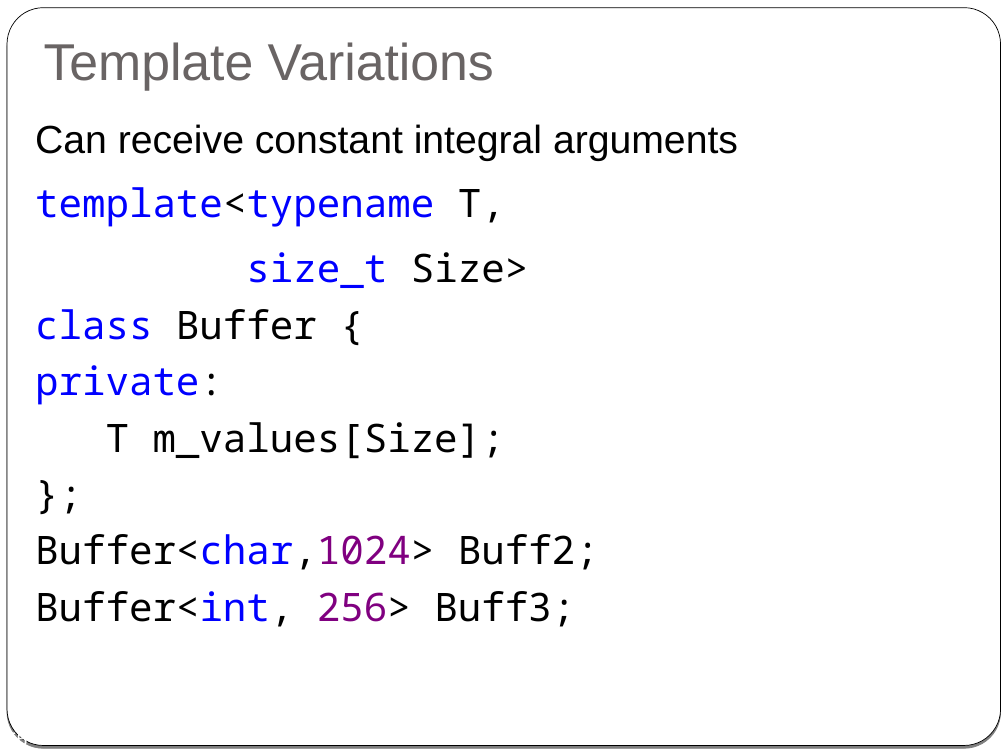
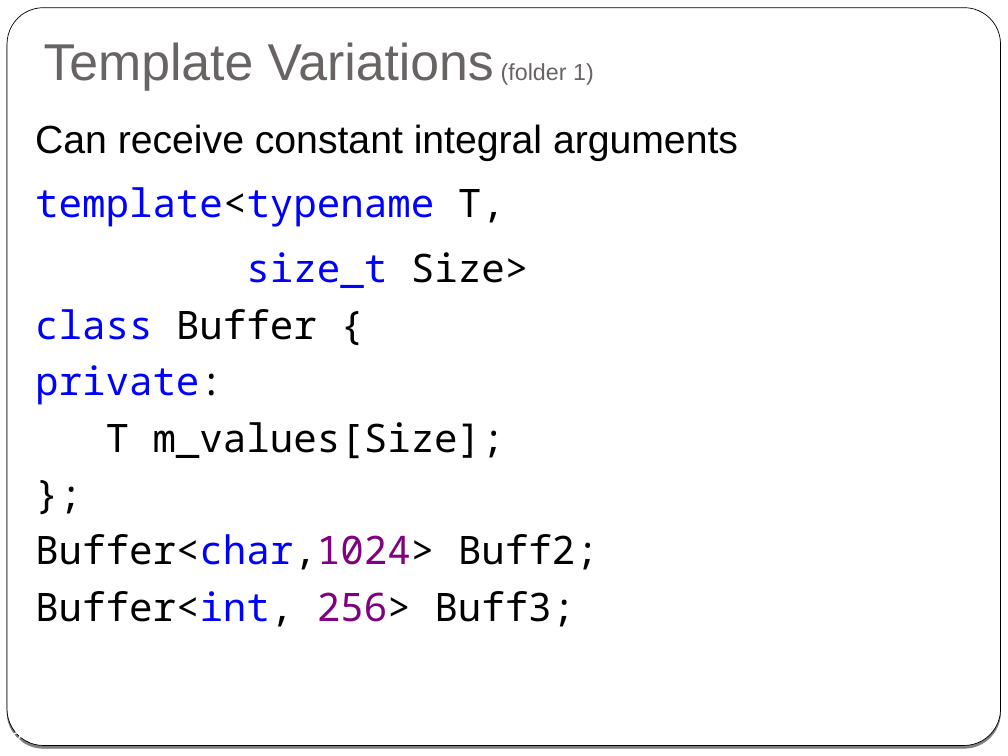
Before and after one commit to cpp-at-ariel/cpp-5778, a slide deck: slide 3 of week09-metaprogramming/slides.odp (slide 55 before the commit). Drawn at 1008x756 pixels with LibreOffice and Linux fonts; fonts in the diff are those of the drawing. Boxes give left, top, right and bottom in pixels: in the first picture for what was removed or moved away, otherwise in the second. Text is boxed around its words. In the diff, an @@ line names an element or a change of style, - is before the commit and + after.

```diff
--- a/week09-metaprogramming/slides.odp
+++ b/week09-metaprogramming/slides.odp
@@ title at (x1=44, y1=42, x2=594, y2=91): text changed @@
-Template Variations
+Template Variations (folder 1)
@@ page number at (x1=11, y1=731, x2=22, y2=742): text changed @@
-55
+3
```
Also in this commit, not shown: 7 other slides changed, 2 slides added, 53 slides removed, 16 other files.
